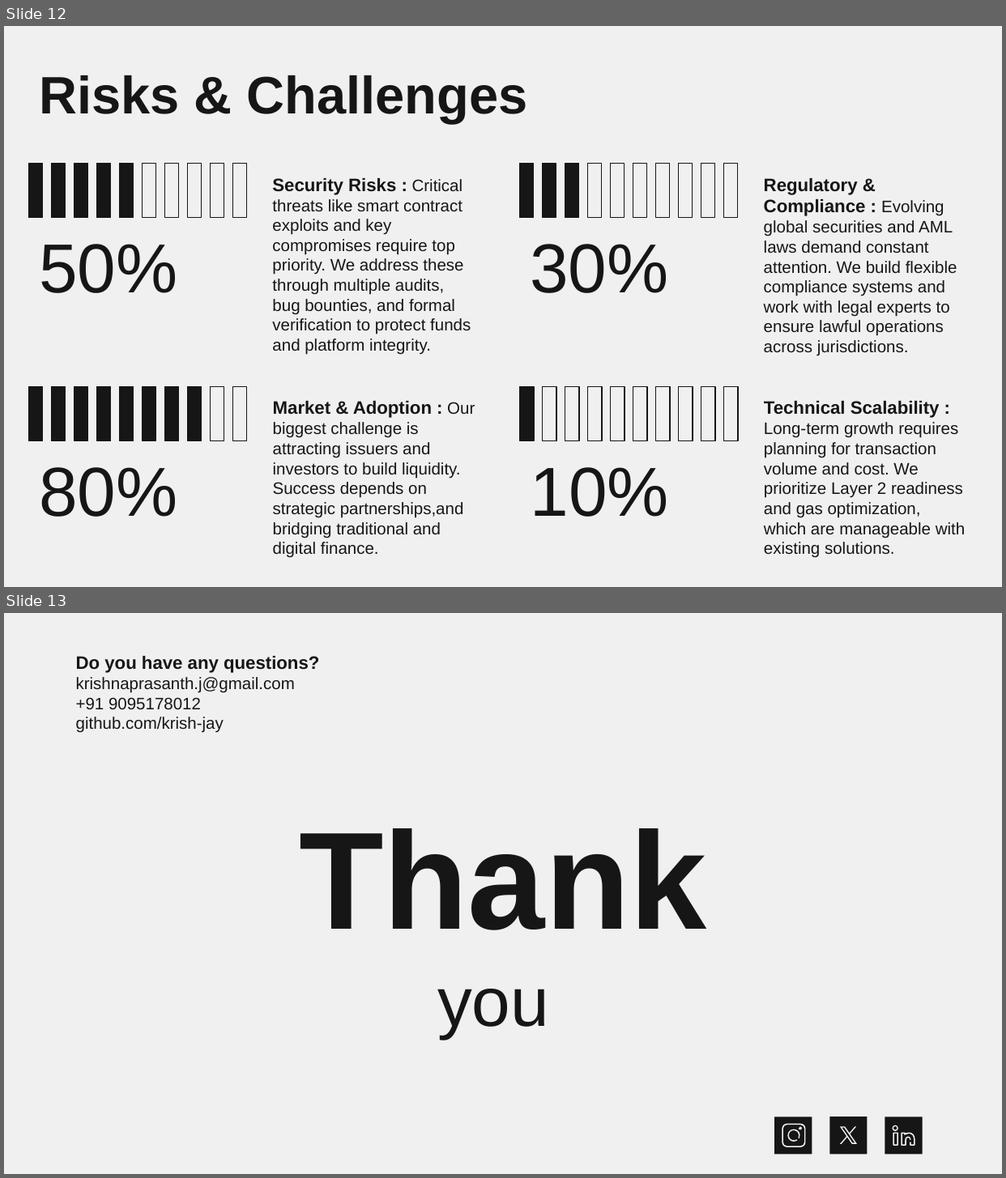
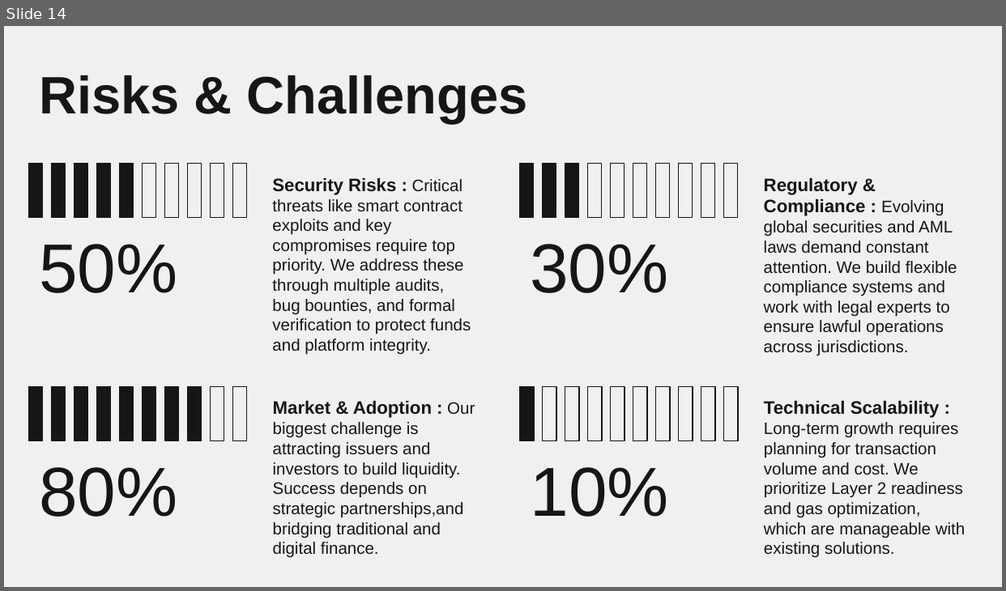
Before and after one commit to krish-jay/RWA-Tokenization-Platform, a slide deck: presentation/RWA Tokenization Platform.pptx. Shown one above the other, each under a label of ours: slides 12 and 13 before the commit, slide 14 after it. The pictures are 1006x1178 and 1006x591 pixels, drawn with LibreOffice and Linux fonts; fonts in the diff are those of the drawing. Boxes give left, top, right and bottom in pixels: in the first picture for what was removed or moved away, otherwise in the second. Text is boxed around its words. In the diff, an @@ line names an element or a change of style, - is before the commit and + after.

```diff
--- a/presentation/RWA Tokenization Platform.pptx
+++ b/presentation/RWA Tokenization Platform.pptx
@@ slide 13 removed at <box>4,613,1002,1174</box>, background #F0F0F0 @@
@@ subtitle removed at <box>76,656,319,733</box> @@
-Do you have any questions?
-krishnaprasanth.j@gmail.com
-+91 9095178012
-github.com/krish-jay
@@ title removed at <box>299,828,706,1038</box> @@
-Thank
-you
@@ rectangle removed at <box>774,1117,812,1155</box> @@
@@ rectangle removed at <box>829,1117,867,1155</box> @@
@@ rectangle removed at <box>885,1117,923,1155</box> @@
@@ freeform shape removed at <box>782,1124,807,1148</box> @@
@@ freeform shape removed at <box>787,1130,800,1142</box> @@
@@ freeform shape removed at <box>799,1127,801,1130</box> @@
@@ freeform shape removed at <box>840,1127,857,1144</box> @@
@@ freeform shape removed at <box>892,1126,898,1132</box> @@
@@ freeform shape removed at <box>893,1133,898,1146</box> @@
@@ freeform shape removed at <box>901,1133,915,1146</box> @@
@@ what was slide 12 is now slide 14 @@
```
Also in this commit, not shown: 7 slides changed, 4 slides added.
